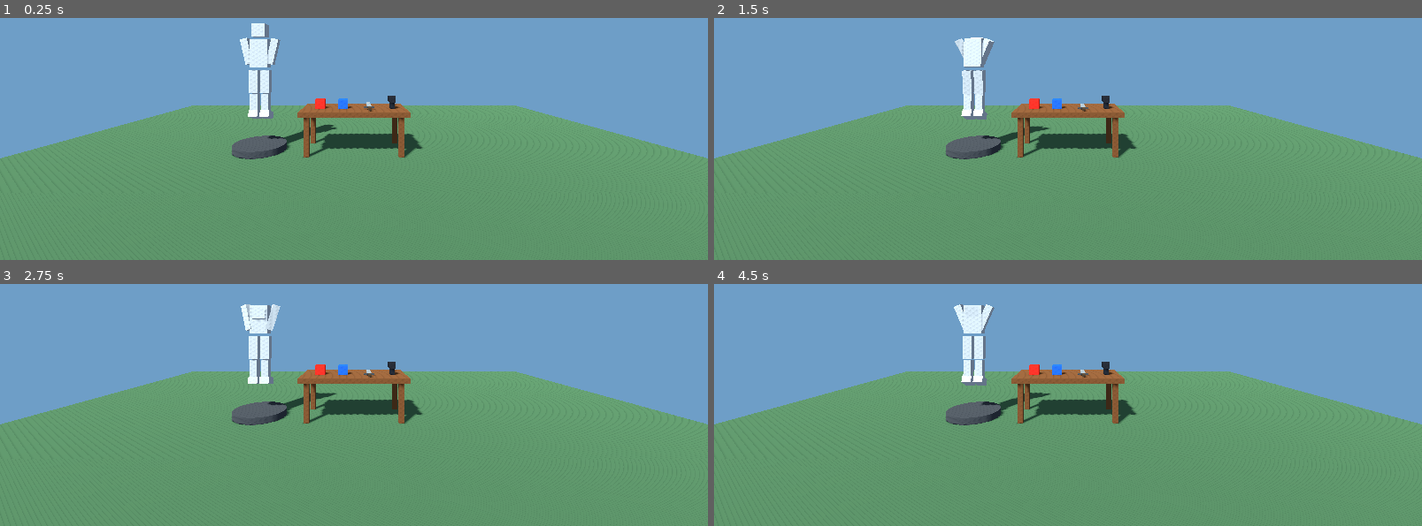
Above: before the commit, frames 1-4 (two rows, left to right).
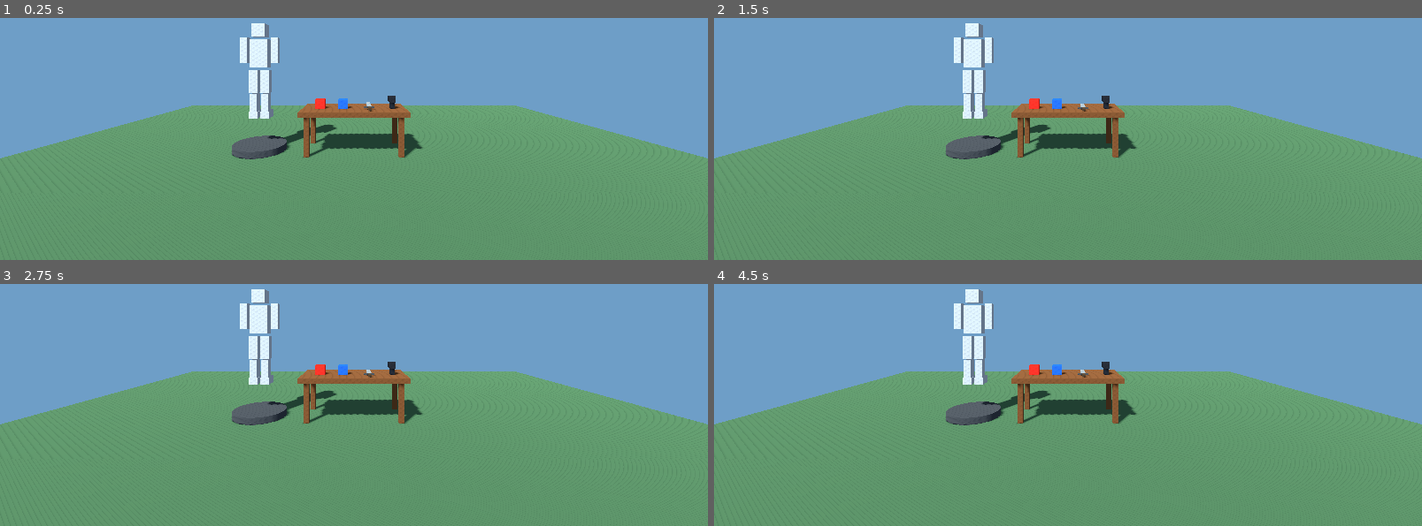
Above: after the commit, the same moments.

Repository: L3mon41k/Simple-Sandbox-VR
Game: Godot game, scene res://scenes/main.tscn
The game is run twice, just before and just after one commit, with the same random seed, the same clock (stepped at 60 frames per second) and the same inputs.
Inputs:
- Up to frame 1 (0.25 s): no input
- Up to frame 2 (1.5 s): no input
- Up to frame 3 (2.75 s): no input
- Up to frame 4 (4.5 s): tap Enter at 2.75, 4.25 s; tap Space at 3.5 s

The runs differ from the first frame. In frame 1, 0.3% of the frame differs, in the area x 33-48%, y 8-48%; in frame 2, 0.7%, in the area x 33-48%, y 2-53%; in frame 3, 0.5%; in frame 4, 0.6%.

Commit message:
Make dummy rigid, add removable sword surface attachment and exact grip-only pickup

Diff:
--- a/scripts/main.gd
+++ b/scripts/main.gd
@@ -4,7 +4,6 @@
 const CUBE_SIZE := Vector3(0.17, 0.17, 0.17)
 const MOVE_SPEED := 2.0
 const GRAB_DISTANCE := 0.38
-const WEAPON_GRIP_GRAB_DISTANCE := 0.11
 const HAND_PUSH_RADIUS := 0.105
 const ORB_SPEED := 19.0
 
@@ -203,12 +202,13 @@
 	if not is_instance_valid(sword) or sword.freeze or other == null:
 		return
 	if other.is_in_group("dummy_parts"):
-		# Training sword rests against the dummy surface; it never penetrates it.
+		# Lock the prop to the dummy surface. It can be pulled free by grabbing its handle.
 		sword.freeze = true
 		sword.linear_velocity = Vector3.ZERO
 		sword.angular_velocity = Vector3.ZERO
 		sword.collision_layer = 0
 		sword.collision_mask = 0
+		sword.set_meta("embedded_in_dummy", true)
 		sword.reparent(other, true)
 
 
@@ -467,21 +467,8 @@
 	var right_shin := _create_dummy_part("DummyRightShin", suspended_at + Vector3(0.105, 0.31, 0.0), Vector3(0.14, 0.36, 0.15), 0.65)
 	var left_foot := _create_dummy_part("DummyLeftFoot", suspended_at + Vector3(-0.105, 0.105, -0.055), Vector3(0.17, 0.12, 0.27), 0.35)
 	var right_foot := _create_dummy_part("DummyRightFoot", suspended_at + Vector3(0.105, 0.105, -0.055), Vector3(0.17, 0.12, 0.27), 0.35)
-	# A fixed, invisible suspension point keeps the ragdoll floating while all joints remain physical.
-	var suspension_anchor := StaticBody3D.new()
-	suspension_anchor.name = "DummySuspensionAnchor"
-	suspension_anchor.global_position = torso.global_position
-	add_child(suspension_anchor)
-	_create_dummy_joint("DummySuspensionJoint", suspension_anchor, torso, torso.global_position)
-	_create_dummy_joint("DummyHeadJoint", torso, head, suspended_at + Vector3(0.0, 1.52, 0.0))
-	_create_dummy_joint("DummyLeftShoulder", torso, left_arm, suspended_at + Vector3(-0.19, 1.48, 0.0))
-	_create_dummy_joint("DummyRightShoulder", torso, right_arm, suspended_at + Vector3(0.19, 1.48, 0.0))
-	_create_dummy_joint("DummyLeftHip", torso, left_thigh, suspended_at + Vector3(-0.105, 0.93, 0.0))
-	_create_dummy_joint("DummyRightHip", torso, right_thigh, suspended_at + Vector3(0.105, 0.93, 0.0))
-	_create_dummy_joint("DummyLeftKnee", left_thigh, left_shin, suspended_at + Vector3(-0.105, 0.50, 0.0))
-	_create_dummy_joint("DummyRightKnee", right_thigh, right_shin, suspended_at + Vector3(0.105, 0.50, 0.0))
-	_create_dummy_joint("DummyLeftAnkle", left_shin, left_foot, suspended_at + Vector3(-0.105, 0.17, -0.025))
-	_create_dummy_joint("DummyRightAnkle", right_shin, right_foot, suspended_at + Vector3(0.105, 0.17, -0.025))
+	# The mannequin is a rigid, motionless display dummy: all parts keep their colliders
+	# but are frozen in place, so props collide with it without making it sway.
 
 
 func _create_dummy_part(part_name: String, at: Vector3, dimensions: Vector3, body_mass: float) -> RigidBody3D:
@@ -489,12 +476,13 @@
 	body.name = part_name
 	body.position = at
 	body.mass = body_mass
-	body.gravity_scale = 0.65
+	body.gravity_scale = 0.0
 	body.linear_damp = 1.2
 	body.angular_damp = 2.0
 	body.collision_layer = 1
 	body.collision_mask = 1
-	body.add_to_group("grabbable")
+	body.freeze_mode = RigidBody3D.FREEZE_MODE_STATIC
+	body.freeze = true
 	body.add_to_group("dummy_parts")
 	add_child(body)
 	var mesh_instance := MeshInstance3D.new()
@@ -623,7 +611,8 @@
 		if not node is RigidBody3D:
 			continue
 		var candidate := node as RigidBody3D
-		if candidate.freeze:
+		var is_embedded_sword := candidate.name == "TrainingSword" and candidate.has_meta("embedded_in_dummy")
+		if candidate.freeze and not is_embedded_sword:
 			continue
 		var candidate_limit := GRAB_DISTANCE
 		var distance := controller.global_position.distance_to(candidate.global_position)
@@ -634,11 +623,13 @@
 			var closest_point := candidate.global_position + rod_axis * along
 			distance = controller.global_position.distance_to(closest_point)
 		elif candidate.name == "EnergyOrbLauncher":
-			candidate_limit = WEAPON_GRIP_GRAB_DISTANCE
-			distance = _distance_to_local_box(controller.global_position, candidate.global_transform, Vector3(0.05, 0.09, 0.05), Vector3(0.0, -0.055, 0.0))
+			# Only the visible handle is a valid pickup zone; 1.5 cm is tracking tolerance.
+			candidate_limit = 0.015
+			distance = _distance_to_local_box(controller.global_position, candidate.global_transform, Vector3(0.0375, 0.08, 0.0375), Vector3(0.0, -0.055, 0.0))
 		elif candidate.name == "TrainingSword":
-			candidate_limit = WEAPON_GRIP_GRAB_DISTANCE
-			distance = _distance_to_local_box(controller.global_position, candidate.global_transform, Vector3(0.05, 0.05, 0.12), Vector3(0.0, 0.0, 0.19))
+			# Match the actual sword grip, not the guard or blade.
+			candidate_limit = 0.015
+			distance = _distance_to_local_box(controller.global_position, candidate.global_transform, Vector3(0.0225, 0.0225, 0.10), Vector3(0.0, 0.0, 0.19))
 		if distance <= candidate_limit and distance < nearest_distance:
 			nearest = candidate
 			nearest_distance = distance
@@ -646,6 +637,11 @@
 	if nearest == null:
 		return
 
+	if nearest.name == "TrainingSword" and nearest.has_meta("embedded_in_dummy"):
+		nearest.reparent(self, true)
+		nearest.remove_meta("embedded_in_dummy")
+		nearest.collision_layer = 1
+		nearest.collision_mask = 1
 	nearest.freeze = true
 	nearest.sleeping = true
 	nearest.linear_velocity = Vector3.ZERO
